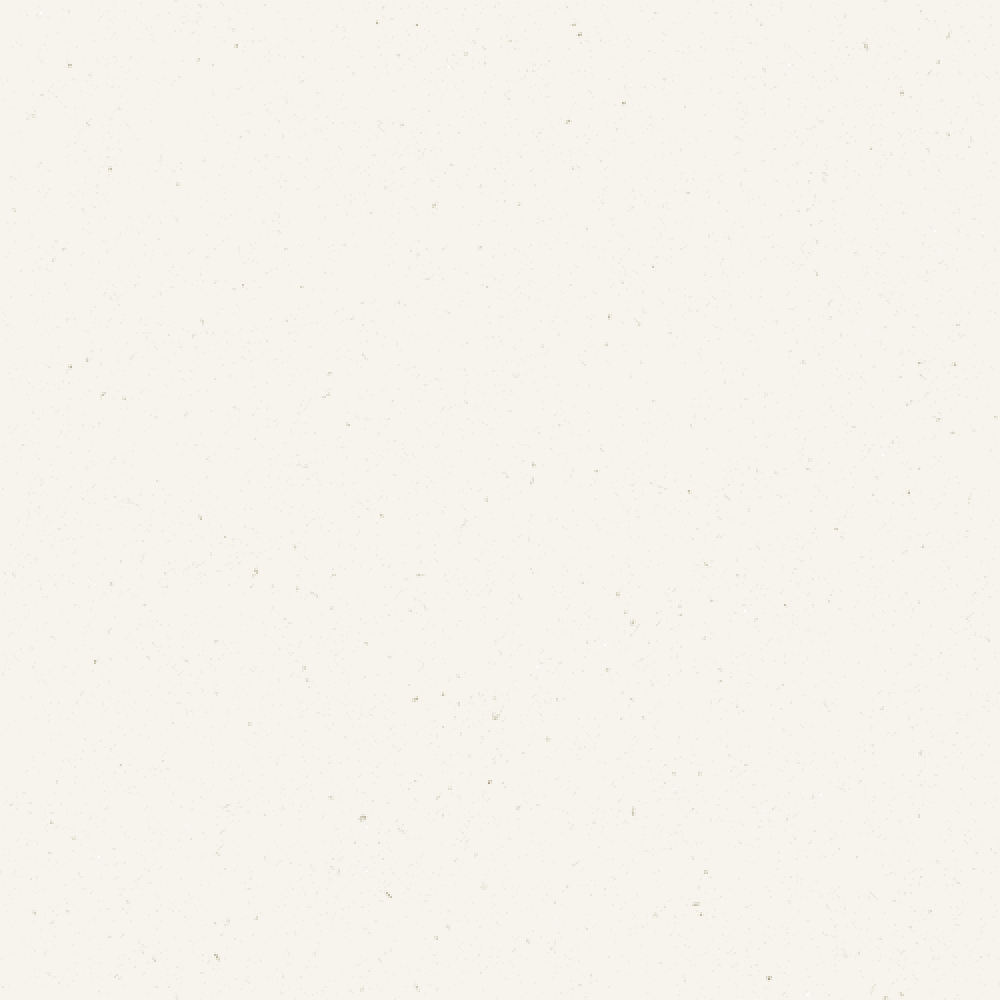
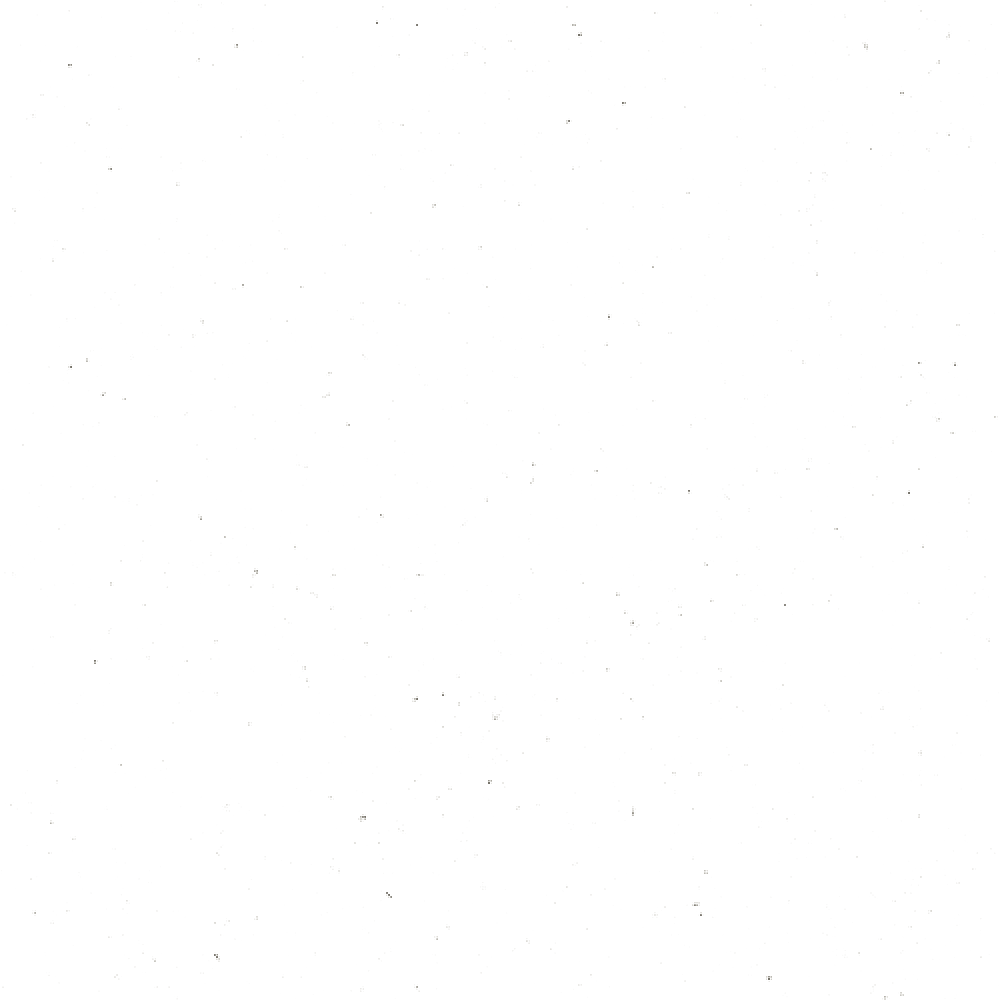
Two versions of the same layered image (1000x1000). Layer-by-layer changes:
pixels changed over bbox(0, 0, 1000, 1000) (layer not identified)
